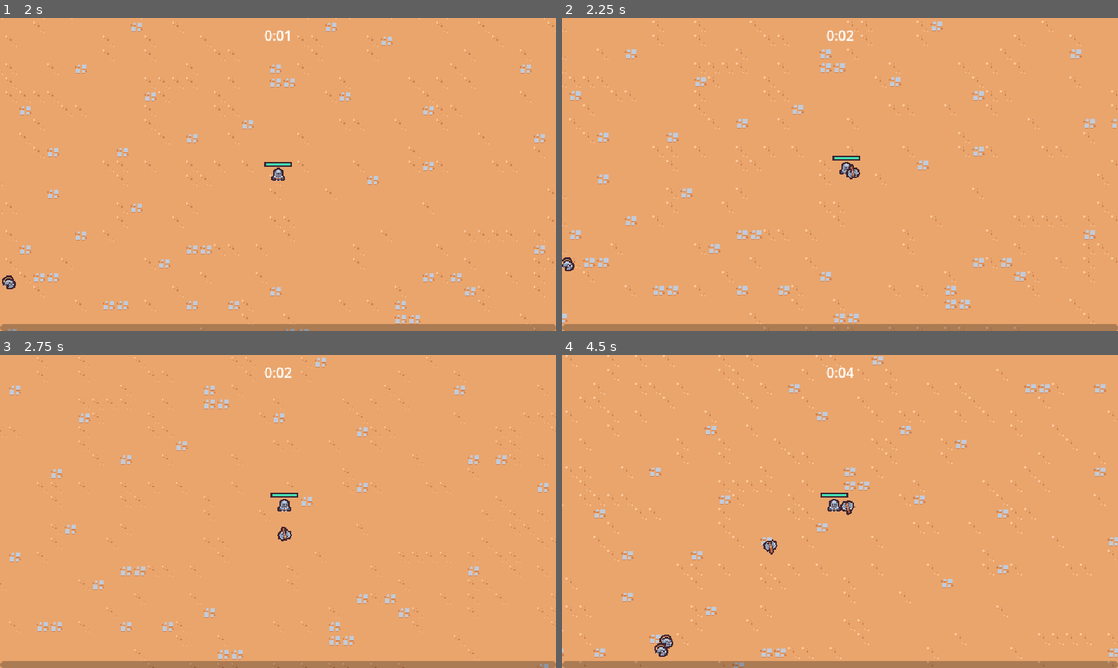
Above: before the commit, frames 1-4 (two rows, left to right).
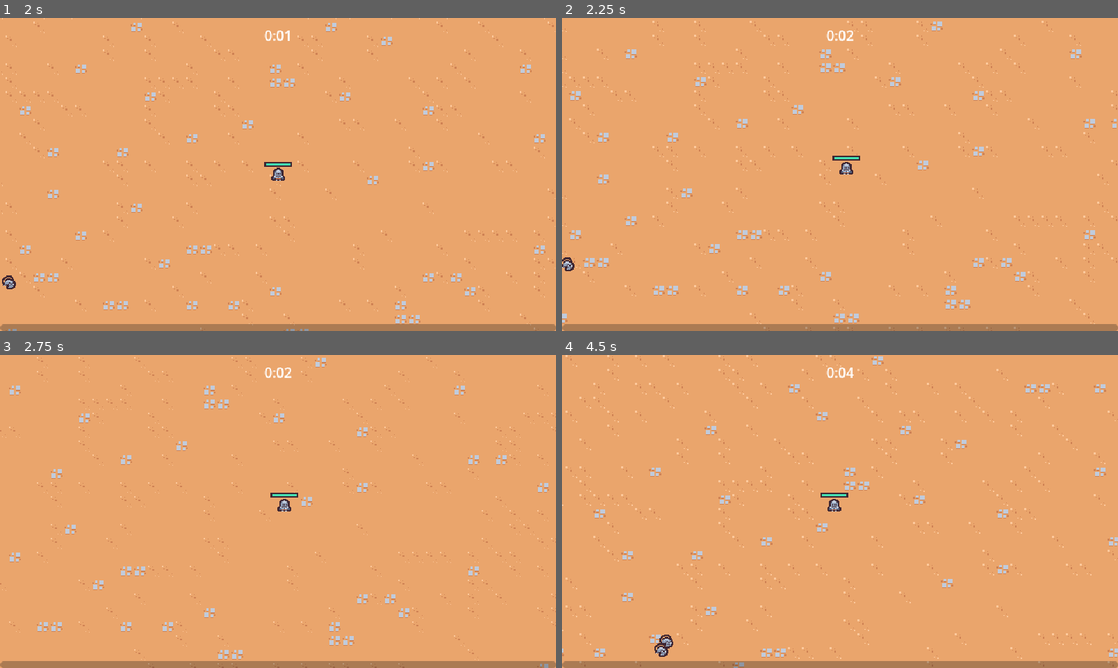
Above: after the commit, the same moments.

Repository: AntonMulder/2dsurvivorscourse
Game: Godot game, scene res://scenes/main/main.tscn
Same seed, same stepped clock (60 frames per second), same inputs: the game is played once before the commit and once after it.
Inputs (mouse positions are in pixels of both pictures, inside the frame that each line leads up to):
- Up to frame 1 (2 s): tap Enter at 0.5 s; move the mouse to (400, 158) at 0.52 s; press the mouse at (400, 158) at 0.53 s; hold D (move_right) 0.53-1.28 s; move the mouse to (166, 190) at 1.27 s; release the mouse at (166, 190) at 1.28 s; hold S (move_down) from 1.28 s (still down); click (166, 190) at 1.35 s
- Up to frame 2 (2.25 s): move the mouse to (895, 105) at 2.02 s; release S (move_down) at 2.03 s; press the mouse at (895, 105) at 2.03 s; hold D (move_right) from 2.03 s (still down)
- Up to frame 3 (2.75 s): keep holding D (move_right)
- Up to frame 4 (4.5 s): move the mouse to (812, 574) at 2.77 s; release D (move_right) at 2.78 s; release the mouse at (812, 574) at 2.78 s; hold W (move_up) 2.78-3.53 s; click (812, 574) at 2.85 s; move the mouse to (1006, 558) at 3.52 s; press the mouse at (1006, 558) at 3.53 s; hold A (move_left) from 3.53 s (still down); move the mouse to (673, 464) at 4.27 s; release the mouse at (673, 464) at 4.28 s; click (673, 464) at 4.35 s

Frame 1 is identical in both runs. In frame 2, less than 0.1% of the frame differs, in the area x 51-54%, y 46-52%; in frame 3, less than 0.1%; in frame 4, 0.2%, in the area x 36-53%, y 46-64%.

Commit message:
34. Enabling Acquisition of Axe Ability

Diff:
--- /dev/null
+++ b/resources/upgrades/ability.gd
@@ -0,0 +1,3 @@
+class_name Ability extends AbilityUpgrade
+
+@export var ability_controller_scene: PackedScene
--- /dev/null
+++ b/resources/upgrades/axe.tres
@@ -0,0 +1,11 @@
+[gd_resource type="Resource" script_class="Ability" load_steps=3 format=3 uid="uid://cjk1i3f4jwm5o"]
+
+[ext_resource type="PackedScene" uid="uid://qjlisqyw8fbp" path="res://scenes/ability/axe_ability_controller/axe_ability_controller.tscn" id="1_s2xrv"]
+[ext_resource type="Script" path="res://resources/upgrades/ability.gd" id="1_yq2oa"]
+
+[resource]
+script = ExtResource("1_yq2oa")
+ability_controller_scene = ExtResource("1_s2xrv")
+id = "axe"
+name = "Axe"
+description = "Periodically sends out a spinning axe."
--- a/scenes/ability/axe_ability/axe_ability.tscn
+++ b/scenes/ability/axe_ability/axe_ability.tscn
@@ -3,6 +3,21 @@
 [ext_resource type="Script" path="res://scenes/ability/axe_ability/axe_ability.gd" id="1_a0hv1"]
 [ext_resource type="Texture2D" uid="uid://buwkfhwswae44" path="res://scenes/ability/axe_ability/axe.png" id="1_v2cdv"]
 [ext_resource type="PackedScene" uid="uid://dut4yuhxwwd13" path="res://scenes/component/hitbox_component.tscn" id="3_xnstw"]
+
+[sub_resource type="Animation" id="Animation_35i2f"]
+length = 0.001
+tracks/0/type = "value"
+tracks/0/imported = false
+tracks/0/enabled = true
+tracks/0/path = NodePath("Sprite2D:rotation")
+tracks/0/interp = 1
+tracks/0/loop_wrap = true
+tracks/0/keys = {
+"times": PackedFloat32Array(0),
+"transitions": PackedFloat32Array(1),
+"update": 0,
+"values": [0.0]
+}
 
 [sub_resource type="Animation" id="Animation_wdbxk"]
 resource_name = "default"
@@ -19,21 +34,6 @@
 "transitions": PackedFloat32Array(1, 1),
 "update": 0,
 "values": [0.0, 6.28319]
-}
-
-[sub_resource type="Animation" id="Animation_35i2f"]
-length = 0.001
-tracks/0/type = "value"
-tracks/0/imported = false
-tracks/0/enabled = true
-tracks/0/path = NodePath("Sprite2D:rotation")
-tracks/0/interp = 1
-tracks/0/loop_wrap = true
-tracks/0/keys = {
-"times": PackedFloat32Array(0),
-"transitions": PackedFloat32Array(1),
-"update": 0,
-"values": [0.0]
 }
 
 [sub_resource type="AnimationLibrary" id="AnimationLibrary_4ucw8"]
--- a/scenes/component/hitbox_component.gd
+++ b/scenes/component/hitbox_component.gd
@@ -1,3 +1,3 @@
 class_name HitboxComponent extends Area2D
 
-var damage: int = 0
+var damage: int = 10
--- a/scenes/game_objects/player/player.gd
+++ b/scenes/game_objects/player/player.gd
@@ -9,6 +9,7 @@
 @onready var health_component: HealthComponent = $HealthComponent
 @onready var health_bar: ProgressBar = $HealthBar
 @onready var collision_area_2d: Area2D = $CollisionArea2D
+@onready var abilities: Node = $Abilities
 
 
 func _ready() -> void:
@@ -16,6 +17,7 @@
     collision_area_2d.body_exited.connect(on_body_exited)
     damage_interval_timer.timeout.connect(on_damage_interval_timer_timeout)
     health_component.health_changed.connect(on_health_changed)
+    GameEvents.ability_upgrade_added.connect(on_ability_upgrade_added)
     update_health_display()
 
 
@@ -71,3 +73,13 @@
 
 func on_health_changed() -> void:
     update_health_display()
+
+
+func on_ability_upgrade_added(
+    ability_upgrade: AbilityUpgrade, _current_upgrades: Dictionary
+) -> void:
+    if not ability_upgrade is Ability:
+        return
+    abilities.add_child(
+        (ability_upgrade as Ability).ability_controller_scene.instantiate()
+    )
--- a/scenes/game_objects/player/player.tscn
+++ b/scenes/game_objects/player/player.tscn
@@ -1,9 +1,8 @@
-[gd_scene load_steps=11 format=3 uid="uid://dxd735n3k558p"]
+[gd_scene load_steps=10 format=3 uid="uid://dxd735n3k558p"]
 
 [ext_resource type="Script" path="res://scenes/game_objects/player/player.gd" id="1_0xfgs"]
 [ext_resource type="Texture2D" uid="uid://dvanlsc3ywlb" path="res://scenes/game_objects/player/player.png" id="1_mjnvm"]
 [ext_resource type="PackedScene" uid="uid://dcqkh5t2ulg3" path="res://scenes/ability/sword_ability_controller/sword_ability_controller.tscn" id="2_2sq37"]
-[ext_resource type="PackedScene" uid="uid://qjlisqyw8fbp" path="res://scenes/ability/axe_ability_controller/axe_ability_controller.tscn" id="4_iarg5"]
 [ext_resource type="PackedScene" uid="uid://d207g0vdu543j" path="res://scenes/component/health_component.tscn" id="4_wqtpp"]
 
 [sub_resource type="StyleBoxFlat" id="StyleBoxFlat_peurt"]
@@ -33,11 +32,9 @@
 
 [node name="HealthComponent" parent="." instance=ExtResource("4_wqtpp")]
 
-[node name="AbilityManager" type="Node" parent="."]
+[node name="Abilities" type="Node" parent="."]
 
-[node name="SwordAbilityController" parent="AbilityManager" instance=ExtResource("2_2sq37")]
-
-[node name="AxeAbilityController" parent="AbilityManager" instance=ExtResource("4_iarg5")]
+[node name="SwordAbilityController" parent="Abilities" instance=ExtResource("2_2sq37")]
 
 [node name="DamageIntervalTimer" type="Timer" parent="."]
 wait_time = 0.5
--- a/scenes/manager/upgrade_manager.gd
+++ b/scenes/manager/upgrade_manager.gd
@@ -11,22 +11,6 @@
     experience_manager.level_up.connect(on_level_up)
 
 
-func on_level_up(_current_level: int) -> void:
-    var chosen_upgrade: AbilityUpgrade = upgrade_pool.pick_random()
-
-    if chosen_upgrade == null:
-        return
-
-    var upgrade_screen_instance: UpgradeScreen = (
-        upgrade_screen_scene.instantiate()
-    )
-    add_child(upgrade_screen_instance)
-    upgrade_screen_instance.set_ability_upgrades(
-        [chosen_upgrade] as Array[AbilityUpgrade]
-    )
-    upgrade_screen_instance.upgrade_selected.connect(on_upgrade_selected)
-
-
 func apply_upgrade(upgrade: AbilityUpgrade) -> void:
     var has_upgrade: bool = current_upgrades.has(upgrade.id)
 
@@ -38,5 +22,31 @@
     GameEvents.emit_ability_upgrade_added(upgrade, current_upgrades)
 
 
+func pick_upgrades() -> Array[AbilityUpgrade]:
+    var chosen_upgrades: Array[AbilityUpgrade] = []
+    var filtered_upgrades: Array[AbilityUpgrade] = upgrade_pool.duplicate()
+
+    for i: int in 2:
+        var chosen_upgrade: AbilityUpgrade = filtered_upgrades.pick_random()
+        chosen_upgrades.append(chosen_upgrade)
+        filtered_upgrades = filtered_upgrades.filter(
+            func(upgrade: AbilityUpgrade) -> bool:
+                return upgrade.id != chosen_upgrade.id
+        )
+    return chosen_upgrades
+
+
 func on_upgrade_selected(upgrade: AbilityUpgrade) -> void:
     apply_upgrade(upgrade)
+
+
+func on_level_up(_current_level: int) -> void:
+    var upgrade_screen_instance: UpgradeScreen = (
+        upgrade_screen_scene.instantiate()
+    )
+    add_child(upgrade_screen_instance)
+    var chosen_upgrades = pick_upgrades()
+    upgrade_screen_instance.set_ability_upgrades(
+        chosen_upgrades as Array[AbilityUpgrade]
+    )
+    upgrade_screen_instance.upgrade_selected.connect(on_upgrade_selected)
--- a/scenes/manager/upgrade_manager.tscn
+++ b/scenes/manager/upgrade_manager.tscn
@@ -1,9 +1,10 @@
-[gd_scene load_steps=4 format=3 uid="uid://jvetpnq7t7ln"]
+[gd_scene load_steps=5 format=3 uid="uid://jvetpnq7t7ln"]
 
 [ext_resource type="Script" path="res://scenes/manager/upgrade_manager.gd" id="1_s270v"]
 [ext_resource type="Script" path="res://resources/upgrades/ability_upgrade.gd" id="2_4glw1"]
 [ext_resource type="Resource" uid="uid://cg7gcsl7jf085" path="res://resources/upgrades/sword_rate.tres" id="3_avypu"]
+[ext_resource type="Resource" uid="uid://cjk1i3f4jwm5o" path="res://resources/upgrades/axe.tres" id="4_5yo5b"]
 
 [node name="UpgradeManager" type="Node"]
 script = ExtResource("1_s270v")
-upgrade_pool = Array[ExtResource("2_4glw1")]([ExtResource("3_avypu")])
+upgrade_pool = Array[ExtResource("2_4glw1")]([ExtResource("3_avypu"), ExtResource("4_5yo5b")])
